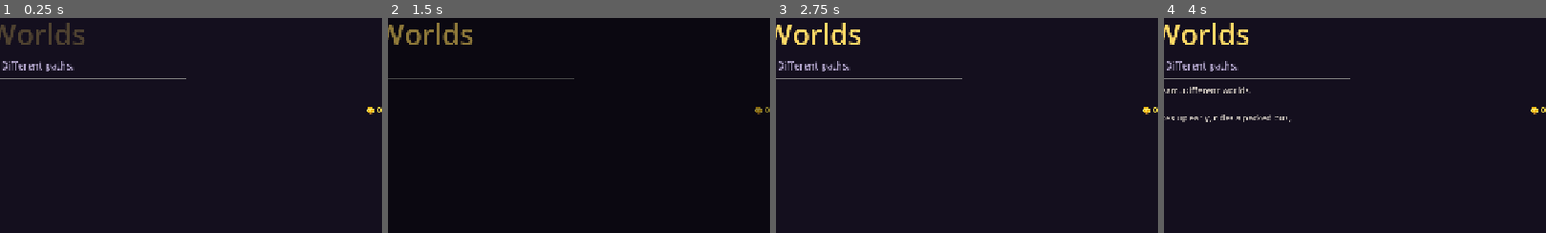
Above: before the commit, frames 1-4 (left to right).
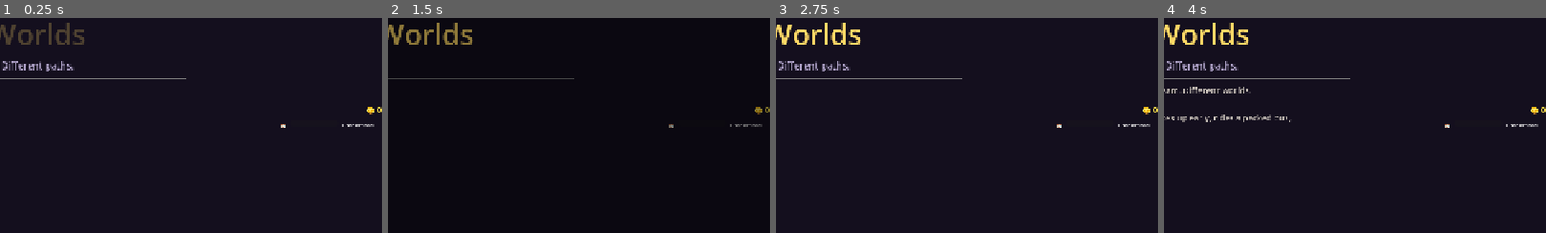
Above: after the commit, the same moments.

Repository: tech646/game-project
Game: Godot game, scene res://scenes/main/Main.tscn
Same seed, same stepped clock (60 frames per second), same inputs: the game is played once before the commit and once after it.
Inputs:
- Up to frame 1 (0.25 s): no input
- Up to frame 2 (1.5 s): tap Enter (interact) at 0.5 s; hold Right (move_right) 0.53-1.28 s; hold Enter (interact) 0.53-1.28 s; tap Space (pause) at 1.25 s; hold Down (move_down) from 1.28 s (still down); tap Tab (switch_character) at 1.35 s
- Up to frame 3 (2.75 s): release Down (move_down) at 2.03 s; hold Right (move_right) from 2.03 s (still down); tap 1 at 2.1 s
- Up to frame 4 (4 s): tap Enter (interact) at 2.75 s; release Right (move_right) at 2.78 s; hold Up (move_up) 2.78-3.53 s; tap 2 at 2.85 s; tap Space (pause) at 3.5 s; hold Left (move_left) from 3.53 s (still down); tap 3 at 3.6 s
The pictures show only the part of the screen within x 49-99%, y 16-66%; the shares and areas given below are measured in that part.

The runs differ from the first frame. In frame 1, 0.1% of the frame differs, in the area x 73-98%, y 49-52%; in frame 2, 0.1%; in frame 3, 0.1%; in frame 4, 0.1%.

Commit message:
feat: UX polish, save system, room score, upgrade particles
1. UpgradeEffect: dust particles fly off old furniture, gold
   sparkles settle on new, flash effect on upgrade
2. RoomScoreBar: progress bar showing room quality level
   (Condemned → Livable → Cozy → Luxurious)
3. SaveSystem: auto-saves on day end to user://save.json
   Saves: needs, coins, furniture levels, college progress, day
4. Room mood lighting updates with furniture upgrades
   (favela gets brighter as you improve furniture)
5. Web export preset configured (PWA enabled)
6. Export templates downloading in background

Co-Authored-By: Claude Opus 4.6 (1M context) <noreply@anthropic.com>

Diff:
--- a/scenes/main/Main.gd
+++ b/scenes/main/Main.gd
@@ -19,6 +19,7 @@
 @onready var decision_day: Control = $HUD/DecisionDay
 @onready var upgrade_shop: PanelContainer = $HUD/UpgradeShop
 @onready var coins_label: Label = $HUD/CoinsLabel
+@onready var room_score_bar: Control = $HUD/RoomScoreBar
 @onready var schedule_manager: Node = $Systems/ScheduleManager
 @onready var commute_manager: Node = $Systems/CommuteManager
 @onready var mission_manager: MissionManager = $Systems/MissionManager
@@ -85,6 +86,7 @@
 	furniture_system.add_to_group("furniture_upgrade_system")
 	furniture_system.setup_defaults()
 	coin_system.coins_changed.connect(_on_coins_changed)
+	furniture_system.furniture_upgraded.connect(_on_furniture_upgraded)
 	_update_coins_label()
 
 
@@ -285,6 +287,7 @@
 	_get_needs(smartle_player).modify_need("energy", -NO_SLEEP_PENALTY)
 	_check_homework()
 	EventBus.day_ended.emit(GameClock.game_day)
+	_auto_save()
 
 	# Track mission totals for college system
 	college_system.total_missions["gritty"] += mission_manager.get_completion_count("gritty")
@@ -481,3 +484,43 @@
 		coins_label.text = "🪙 %d" % coin_system.get_coins(needs.character_name)
 	else:
 		coins_label.text = "🪙 0"
+
+
+func _on_furniture_upgraded(_character: String, _furniture_id: String, _new_level: int) -> void:
+	_update_room_score()
+	# Update room mood lighting
+	var loc := SceneManager.get_current_location_node()
+	if loc and loc.room_renderer:
+		var avg_level := _get_avg_furniture_level(_character)
+		loc.room_renderer.set_upgrade_level(avg_level)
+
+
+func _update_room_score() -> void:
+	var needs := CharacterManager.get_active_needs()
+	if needs and room_score_bar:
+		room_score_bar.update_score(needs.character_name)
+
+
+func _get_avg_furniture_level(character: String) -> int:
+	if not furniture_system.furniture_levels.has(character):
+		return 1
+	var total := 0
+	var count := 0
+	for fid in furniture_system.furniture_levels[character]:
+		total += furniture_system.furniture_levels[character][fid]
+		count += 1
+	if count == 0:
+		return 1
+	return total / count
+
+
+func _auto_save() -> void:
+	var data := SaveSystem.build_save_data(
+		_get_needs(gritty_player),
+		_get_needs(smartle_player),
+		coin_system,
+		furniture_system,
+		college_system,
+		GameClock.game_day
+	)
+	SaveSystem.save_game(data)
--- a/scenes/main/Main.tscn
+++ b/scenes/main/Main.tscn
@@ -23,6 +23,7 @@
 [ext_resource type="PackedScene" path="res://scenes/ui/UpgradeShop.tscn" id="21_shop"]
 [ext_resource type="Script" path="res://scripts/systems/CoinSystem.gd" id="22_coins"]
 [ext_resource type="Script" path="res://scripts/systems/FurnitureUpgradeSystem.gd" id="23_furniture"]
+[ext_resource type="Script" path="res://scenes/ui/RoomScoreBar.gd" id="24_roomscore"]
 
 [node name="Main" type="Node2D"]
 script = ExtResource("1_script")
@@ -122,6 +123,17 @@
 text = "🪙 0"
 horizontal_alignment = 2
 
+[node name="RoomScoreBar" type="Control" parent="HUD"]
+anchors_preset = 1
+anchor_left = 1.0
+anchor_right = 1.0
+offset_left = -180.0
+offset_top = 288.0
+offset_right = -10.0
+offset_bottom = 310.0
+grow_horizontal = 0
+script = ExtResource("24_roomscore")
+
 [node name="FadeOverlay" type="ColorRect" parent="HUD"]
 anchors_preset = 15
 anchor_right = 1.0
--- /dev/null
+++ b/scenes/ui/RoomScoreBar.gd
@@ -0,0 +1,76 @@
+extends Control
+
+## Room Score bar — fills as furniture upgrades are purchased.
+## Thresholds: Condemned → Livable → Cozy → Luxurious
+
+const THRESHOLDS := [
+	{"score": 0, "label": "Condemned", "color": Color(0.8, 0.3, 0.2)},
+	{"score": 5, "label": "Livable", "color": Color(0.8, 0.7, 0.2)},
+	{"score": 12, "label": "Cozy", "color": Color(0.4, 0.75, 0.3)},
+	{"score": 18, "label": "Luxurious", "color": Color(0.8, 0.7, 0.4)},
+]
+
+const MAX_SCORE := 20  # 4 furniture × 5 levels max
+
+var _current_score: int = 0
+var _label: Label = null
+var _bar: ProgressBar = null
+
+
+func _ready() -> void:
+	# Build UI
+	var hbox := HBoxContainer.new()
+	hbox.add_theme_constant_override("separation", 6)
+
+	var icon := Label.new()
+	icon.text = "🏠"
+	icon.add_theme_font_size_override("font_size", 11)
+	hbox.add_child(icon)
+
+	_bar = ProgressBar.new()
+	_bar.max_value = MAX_SCORE
+	_bar.value = 0
+	_bar.show_percentage = false
+	_bar.custom_minimum_size = Vector2(80, 10)
+	hbox.add_child(_bar)
+
+	_label = Label.new()
+	_label.add_theme_font_size_override("font_size", 9)
+	_label.text = "Condemned"
+	hbox.add_child(_label)
+
+	add_child(hbox)
+
+
+func update_score(character: String) -> void:
+	var upgrade_sys: FurnitureUpgradeSystem = null
+	for node in get_tree().get_nodes_in_group("furniture_upgrade_system"):
+		upgrade_sys = node as FurnitureUpgradeSystem
+		break
+	if not upgrade_sys:
+		return
+
+	var total := 0
+	if upgrade_sys.furniture_levels.has(character):
+		for fid in upgrade_sys.furniture_levels[character]:
+			total += upgrade_sys.furniture_levels[character][fid]
+
+	_current_score = total
+	_bar.value = total
+
+	# Find current threshold
+	var current_threshold := THRESHOLDS[0]
+	for t in THRESHOLDS:
+		if total >= t.score:
+			current_threshold = t
+
+	_label.text = current_threshold.label
+	_label.add_theme_color_override("font_color", current_threshold.color)
+
+	var style := StyleBoxFlat.new()
+	style.bg_color = current_threshold.color
+	style.corner_radius_top_left = 3
+	style.corner_radius_top_right = 3
+	style.corner_radius_bottom_left = 3
+	style.corner_radius_bottom_right = 3
+	_bar.add_theme_stylebox_override("fill", style)
--- a/scenes/ui/UpgradeShop.gd
+++ b/scenes/ui/UpgradeShop.gd
@@ -99,8 +99,11 @@
 			if upgrade_sys.do_upgrade(_character, fid):
 				FloatingText.spawn(self, "⬆ Upgraded!", Vector2(200, 100), Color(0.4, 1, 0.4))
 				_refresh()
-				# Update actual furniture in scene
 				_update_scene_furniture(fid)
+				# Play upgrade particle effect on the furniture
+				for node in get_tree().get_nodes_in_group("upgradeable_furniture"):
+					if node is UpgradeableFurniture and node.furniture_id == fid and node.owner_character == _character:
+						UpgradeEffect.play_at(node, Vector2.ZERO)
 		)
 		hbox.add_child(btn)
 	else:
--- /dev/null
+++ b/scripts/components/UpgradeEffect.gd
@@ -0,0 +1,81 @@
+extends Node2D
+class_name UpgradeEffect
+
+## Particle effect when furniture is upgraded.
+## Dust flies off, then gold sparkles settle on.
+
+static func play_at(parent: Node, pos: Vector2) -> void:
+	var effect := UpgradeEffect.new()
+	effect.position = pos
+	parent.add_child(effect)
+	effect._animate()
+
+
+func _animate() -> void:
+	# Phase 1: Dust particles flying off (0.4s)
+	for i in range(8):
+		var dust := _create_particle(Color(0.6, 0.5, 0.4, 0.8), 3)
+		dust.position = Vector2(randf_range(-20, 20), randf_range(-20, 10))
+		add_child(dust)
+		var tween := create_tween()
+		var dir := Vector2(randf_range(-60, 60), randf_range(-80, -20))
+		tween.set_parallel(true)
+		tween.tween_property(dust, "position", dust.position + dir, 0.5).set_ease(Tween.EASE_OUT)
+		tween.tween_property(dust, "modulate:a", 0.0, 0.5)
+		tween.set_parallel(false)
+		tween.tween_callback(dust.queue_free)
+
+	# Phase 2: Gold sparkles settling (0.3s delay, 0.6s duration)
+	await get_tree().create_timer(0.3).timeout
+	for i in range(12):
+		var sparkle := _create_particle(Color(1, 0.9, 0.4, 0.9), 2)
+		sparkle.position = Vector2(randf_range(-30, 30), randf_range(-50, -10))
+		sparkle.modulate.a = 0.0
+		add_child(sparkle)
+		var tween := create_tween()
+		var settle_pos := sparkle.position + Vector2(randf_range(-5, 5), randf_range(10, 30))
+		tween.set_parallel(true)
+		tween.tween_property(sparkle, "position", settle_pos, 0.6).set_ease(Tween.EASE_OUT)
+		tween.tween_property(sparkle, "modulate:a", 1.0, 0.2)
+		tween.set_parallel(false)
+		tween.tween_property(sparkle, "modulate:a", 0.0, 0.4)
+		tween.tween_callback(sparkle.queue_free)
+
+	# Flash
+	await get_tree().create_timer(0.2).timeout
+	var flash := ColorRect.new()
+	flash.color = Color(1, 0.95, 0.7, 0.3)
+	flash.position = Vector2(-40, -40)
+	flash.size = Vector2(80, 80)
+	add_child(flash)
+	var ft := create_tween()
+	ft.tween_property(flash, "modulate:a", 0.0, 0.4)
+	ft.tween_callback(flash.queue_free)
+
+	# Self-destruct
+	await get_tree().create_timer(1.5).timeout
+	queue_free()
+
+
+func _create_particle(color: Color, radius: float) -> Node2D:
+	var p := Node2D.new()
+	p.set_script(_ParticleDot)
+	p.set_meta("color", color)
+	p.set_meta("radius", radius)
+	return p
+
+
+# Inner class for drawing a dot
+static var _ParticleDot: GDScript = null
+
+static func _static_init() -> void:
+	_ParticleDot = GDScript.new()
+	_ParticleDot.source_code = """extends Node2D
+func _draw() -> void:
+	var c: Color = get_meta("color", Color.WHITE)
+	var r: float = get_meta("radius", 2.0)
+	draw_circle(Vector2.ZERO, r, c)
+func _ready() -> void:
+	queue_redraw()
+"""
+	_ParticleDot.reload()
--- /dev/null
+++ b/scripts/systems/SaveSystem.gd
@@ -0,0 +1,119 @@
+extends Node
+class_name SaveSystem
+
+## Saves and loads game state to user://save.json
+
+const SAVE_PATH := "user://save.json"
+
+
+static func save_game(data: Dictionary) -> void:
+	var file := FileAccess.open(SAVE_PATH, FileAccess.WRITE)
+	if file:
+		file.store_string(JSON.stringify(data, "\t"))
+		file.close()
+
+
+static func load_game() -> Dictionary:
+	if not FileAccess.file_exists(SAVE_PATH):
+		return {}
+	var file := FileAccess.open(SAVE_PATH, FileAccess.READ)
+	if not file:
+		return {}
+	var json := JSON.new()
+	var result := json.parse(file.get_as_text())
+	file.close()
+	if result == OK and json.data is Dictionary:
+		return json.data
+	return {}
+
+
+static func has_save() -> bool:
+	return FileAccess.file_exists(SAVE_PATH)
+
+
+static func delete_save() -> void:
+	if FileAccess.file_exists(SAVE_PATH):
+		DirAccess.remove_absolute(SAVE_PATH)
+
+
+static func build_save_data(
+	gritty_needs: NeedsComponent,
+	smartle_needs: NeedsComponent,
+	coin_system: CoinSystem,
+	furniture_system: FurnitureUpgradeSystem,
+	college_system: CollegeSystem,
+	day: int
+) -> Dictionary:
+	return {
+		"version": 1,
+		"day": day,
+		"clock": {"hour": GameClock.game_hour, "minute": GameClock.game_minute},
+		"gritty": {
+			"hunger": gritty_needs.hunger,
+			"energy": gritty_needs.energy,
+			"fun": gritty_needs.fun,
+			"sat_score": gritty_needs.sat_score,
+			"homework_done": gritty_needs.homework_done,
+			"coins": coin_system.get_coins("gritty"),
+		},
+		"smartle": {
+			"hunger": smartle_needs.hunger,
+			"energy": smartle_needs.energy,
+			"fun": smartle_needs.fun,
+			"sat_score": smartle_needs.sat_score,
+			"homework_done": smartle_needs.homework_done,
+			"coins": coin_system.get_coins("smartle"),
+		},
+		"furniture": furniture_system.furniture_levels.duplicate(true),
+		"college": {
+			"english_hours": college_system.english_hours.duplicate(),
+			"essays_written": college_system.essays_written.duplicate(),
+			"recommendations": college_system.recommendations.duplicate(),
+			"total_missions": college_system.total_missions.duplicate(),
+		},
+	}
+
+
+static func apply_save_data(
+	data: Dictionary,
+	gritty_needs: NeedsComponent,
+	smartle_needs: NeedsComponent,
+	coin_system: CoinSystem,
+	furniture_system: FurnitureUpgradeSystem,
+	college_system: CollegeSystem,
+) -> void:
+	if data.is_empty():
+		return
+
+	GameClock.game_day = data.get("day", 1)
+	var clock: Dictionary = data.get("clock", {})
+	GameClock.game_hour = clock.get("hour", 6)
+	GameClock.game_minute = clock.get("minute", 0)
+
+	var gd: Dictionary = data.get("gritty", {})
+	gritty_needs.hunger = gd.get("hunger", 100.0)
+	gritty_needs.energy = gd.get("energy", 100.0)
+	gritty_needs.fun = gd.get("fun", 100.0)
+	gritty_needs.sat_score = gd.get("sat_score", 0)
+	gritty_needs.homework_done = gd.get("homework_done", false)
+	coin_system.coins["gritty"] = gd.get("coins", 0)
+
+	var sd: Dictionary = data.get("smartle", {})
+	smartle_needs.hunger = sd.get("hunger", 100.0)
+	smartle_needs.energy = sd.get("energy", 100.0)
+	smartle_needs.fun = sd.get("fun", 100.0)
+	smartle_needs.sat_score = sd.get("sat_score", 0)
+	smartle_needs.homework_done = sd.get("homework_done", false)
+	coin_system.coins["smartle"] = sd.get("coins", 50)
+
+	var furn: Dictionary = data.get("furniture", {})
+	for character in furn:
+		if furniture_system.furniture_levels.has(character):
+			for fid in furn[character]:
+				furniture_system.furniture_levels[character][fid] = furn[character][fid]
+
+	var college: Dictionary = data.get("college", {})
+	college_system.english_hours = college.get("english_hours", {"gritty": 0, "smartle": 0})
+	college_system.essays_written = college.get("essays_written", {"gritty": false, "smartle": false})
+	college_system.recommendations = college.get("recommendations", {"gritty": false, "smartle": false})
+	college_system.total_missions = college.get("total_missions", {"gritty": 0, "smartle": 0})
Not shown, added: export_presets.cfg
Not shown: 1 places in scenes/main/Main.tscn that only renumber resources
Not shown, added: scenes/ui/RoomScoreBar.gd.uid
Not shown, added: scripts/components/UpgradeEffect.gd.uid
Not shown, added: scripts/systems/SaveSystem.gd.uid
